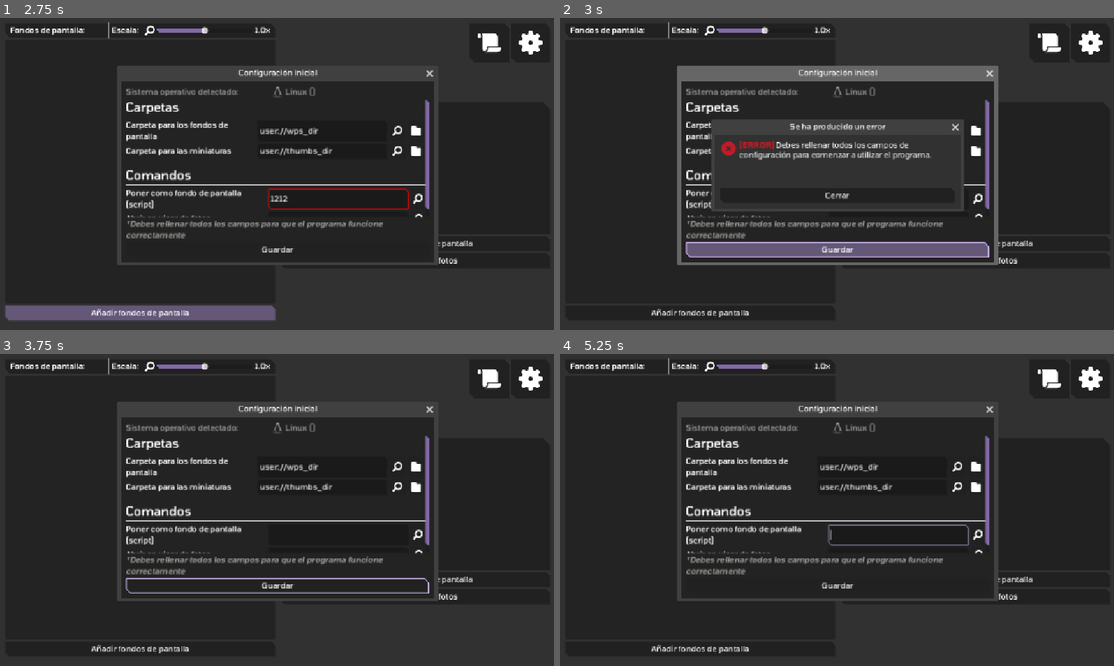
Above: before the commit, frames 1-4 (two rows, left to right).
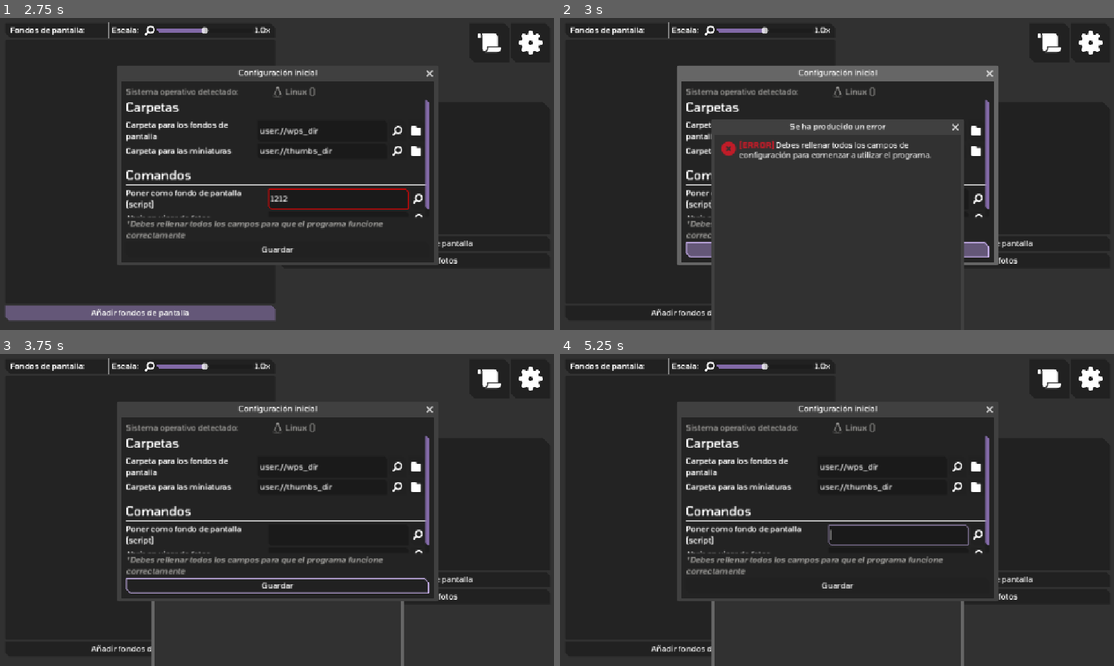
Above: after the commit, the same moments.

Repository: m0xn/yawm
Game: Godot game, scene res://scenes/Main.tscn
Same seed, same stepped clock (60 frames per second), same inputs: the game is played once before the commit and once after it.
Inputs (mouse positions are in pixels of both pictures, inside the frame that each line leads up to):
- Up to frame 1 (2.75 s): click "Empezar" at 0.5 s; click (337, 198) at 1.27 s; type "12" at 1.35 s; click (337, 217) at 1.5 s; type "12" at 1.58 s; click "Añadir fondos de pantalla" at 2 s
- Up to frame 2 (3 s): click "Poner como fondo de pantalla" at 2.75 s
- Up to frame 3 (3.75 s): click "Abrir en visor de fotos" at 3.5 s
- Up to frame 4 (5.25 s): click (1047, 378) at 4.25 s; click (837, 531) at 5 s, where only the run before the commit has a clickable "Cerrar"

Frame 1 is identical in both runs. In frame 2, 3.6% of the frame differs, in the area x 27-73%, y 43-97%; in frame 3, 0.3%; in frame 4, 0.3%.
Error in both runs: Invalid access of index '0' on a base object of type: 'PackedStringArray'. (res://scripts/img_proc_controller.gd:5)

Commit message:
Enabled error window to fit its content

Diff:
--- a/scenes/windows/ErrorWindow.tscn
+++ b/scenes/windows/ErrorWindow.tscn
@@ -1,7 +1,7 @@
 [gd_scene load_steps=8 format=3 uid="uid://bp7ddcbiwa5vd"]
 
+[ext_resource type="Script" uid="uid://djnkajot3mo3n" path="res://scripts/windows/error_window_controller.gd" id="1_f5iej"]
 [ext_resource type="Texture2D" uid="uid://ddt6qgqxwqb12" path="res://graphics/app_icons/debug_error_icon.svg" id="1_ppfow"]
-[ext_resource type="Script" uid="uid://cuswjymoa1x07" path="res://scripts/windows/base_hide_window.gd" id="1_rklip"]
 [ext_resource type="FontFile" uid="uid://v5blnmmpoaji" path="res://fonts/Tomorrow-Regular.ttf" id="3_f5iej"]
 [ext_resource type="Script" uid="uid://c7muu0jdxjy1n" path="res://scripts/buttons/close_error_btn.gd" id="3_yt1nn"]
 [ext_resource type="FontFile" uid="uid://b75fm5jbk1qk8" path="res://fonts/Tomorrow-Italic.ttf" id="4_jji6g"]
@@ -12,10 +12,11 @@
 title = "ERROR_WINDOW_TTL"
 initial_position = 1
 size = Vector2i(500, 150)
+wrap_controls = true
 transient = true
 exclusive = true
 min_size = Vector2i(500, 150)
-script = ExtResource("1_rklip")
+script = ExtResource("1_f5iej")
 
 [node name="MainUIHBC" type="VBoxContainer" parent="."]
 anchors_preset = 15
@@ -47,6 +48,7 @@
 theme_override_fonts/bold_italics_font = ExtResource("5_g7qvl")
 theme_override_fonts/bold_font = ExtResource("6_pluov")
 bbcode_enabled = true
+text = "SOMETHING"
 
 [node name="CloseBTN" type="Button" parent="MainUIHBC"]
 unique_name_in_owner = true
--- /dev/null
+++ b/scripts/windows/error_window_controller.gd
@@ -0,0 +1,6 @@
+extends "base_window.gd"
+
+func _ready() -> void:
+	super()
+	reset_size()
+	get_node("%ErrorMsgRTL").fit_content = true
